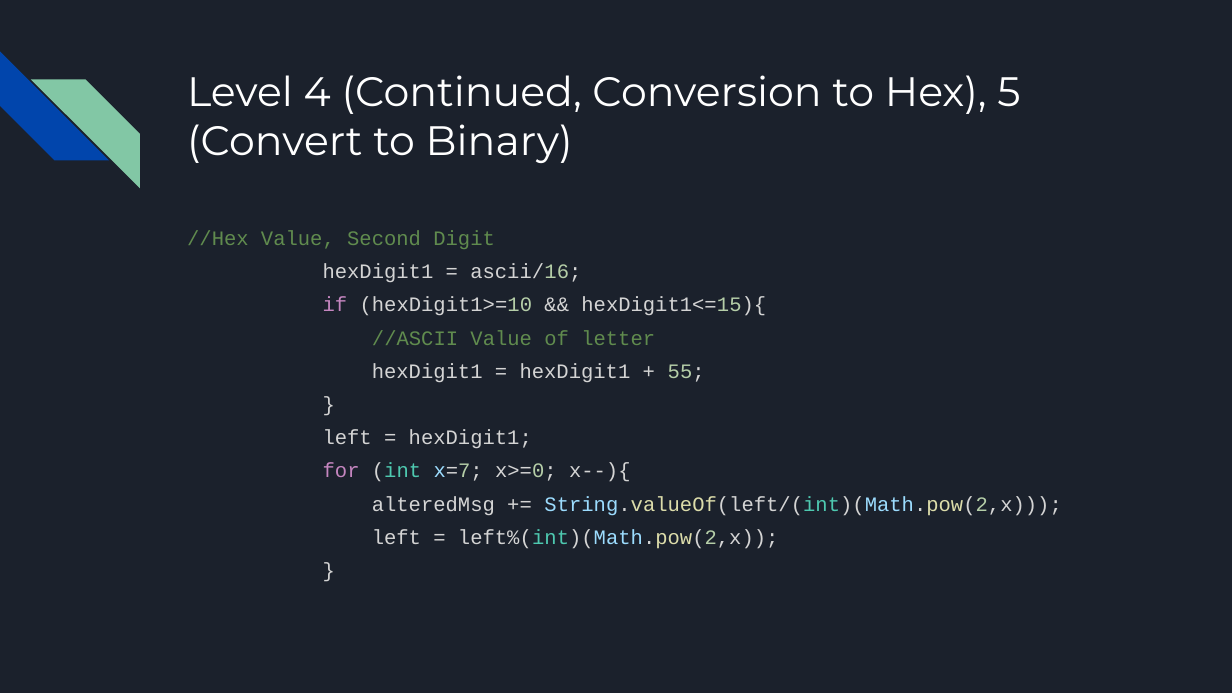
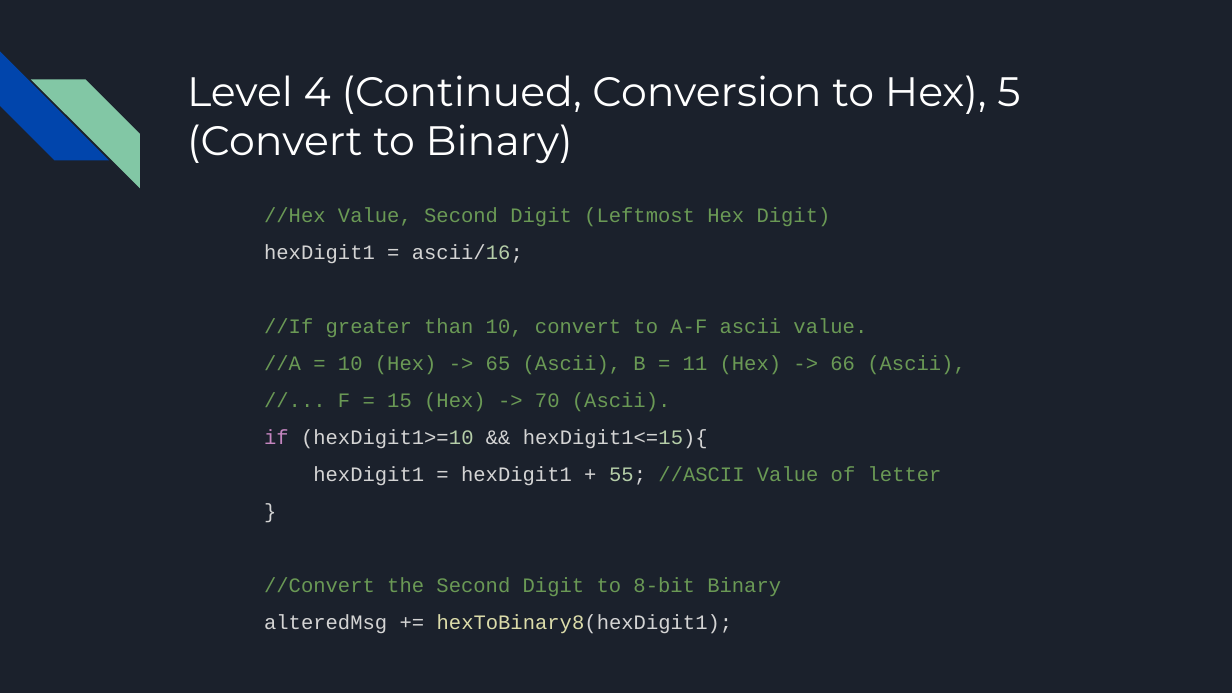
Before and after one commit to azheng9096/EncryptionDecryption, a slide deck: slide 8 of Encryption Project.pptx (slide 7 before the commit). Drawn at 1232x693 pixels with LibreOffice and Linux fonts; fonts in the diff are those of the drawing. Boxes give left, top, right and bottom in pixels: in the first picture for what was removed or moved away, otherwise in the second. Text is boxed around its words. In the diff, an @@ line names an element or a change of style, - is before the commit and + after.

```diff
--- a/Encryption Project.pptx
+++ b/Encryption Project.pptx
@@ text added at [264,207,965,634], 12 pt, text #6A9955 @@
+//Hex Value, Second Digit (Leftmost Hex Digit)
+hexDigit1 = ascii/16;
+//If greater than 10, convert to A-F ascii value.
+//A = 10 (Hex) -> 65 (Ascii), B = 11 (Hex) -> 66 (Ascii),
+//... F = 15 (Hex) -> 70 (Ascii).
+if (hexDigit1>=10 && hexDigit1<=15){
+hexDigit1 = hexDigit1 + 55; //ASCII Value of letter
+}
+//Convert the Second Digit to 8-bit Binary
+alteredMsg += hexToBinary8(hexDigit1);
@@ text removed at [187,230,1061,549] @@
-//Hex Value, Second Digit
-hexDigit1 = ascii/16;
-if (hexDigit1>=10 && hexDigit1<=15){
-//ASCII Value of letter
-hexDigit1 = hexDigit1 + 55;
-}
-left = hexDigit1;
-for (int x=7; x>=0; x--){
-alteredMsg += String.valueOf(left/(int)(Math.pow(2,x)));
-left = left%(int)(Math.pow(2,x));
-}
```
Also in this commit, not shown: 6 other slides changed, 9 slides added, 6 slides removed.
